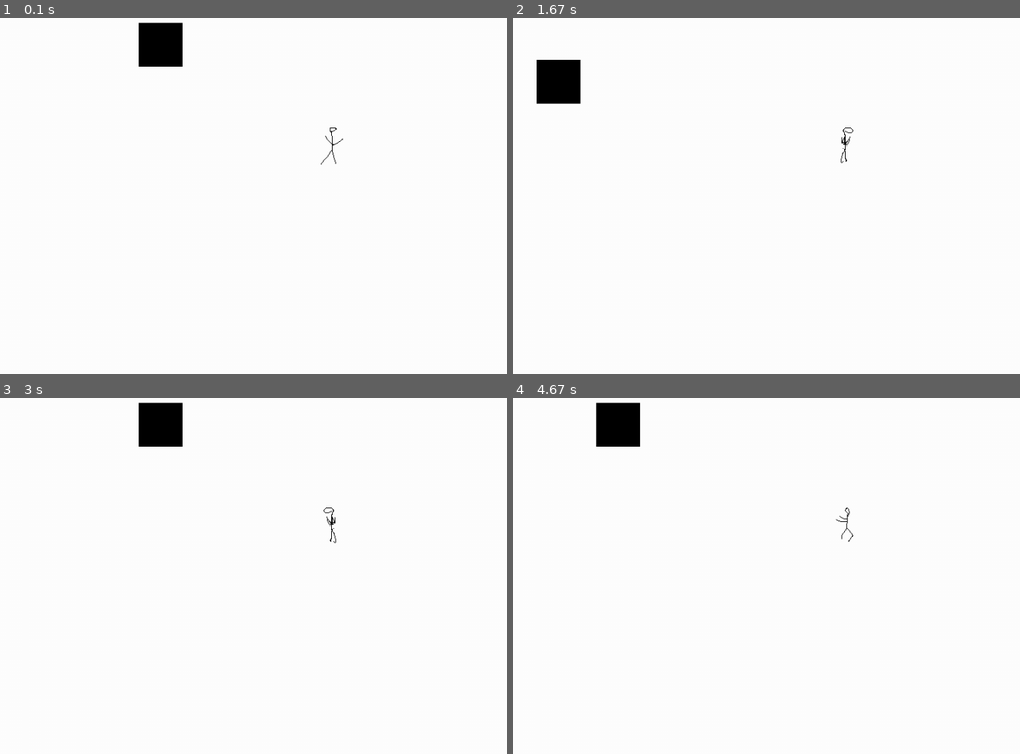
Above: before the commit, frames 1-4 (two rows, left to right).
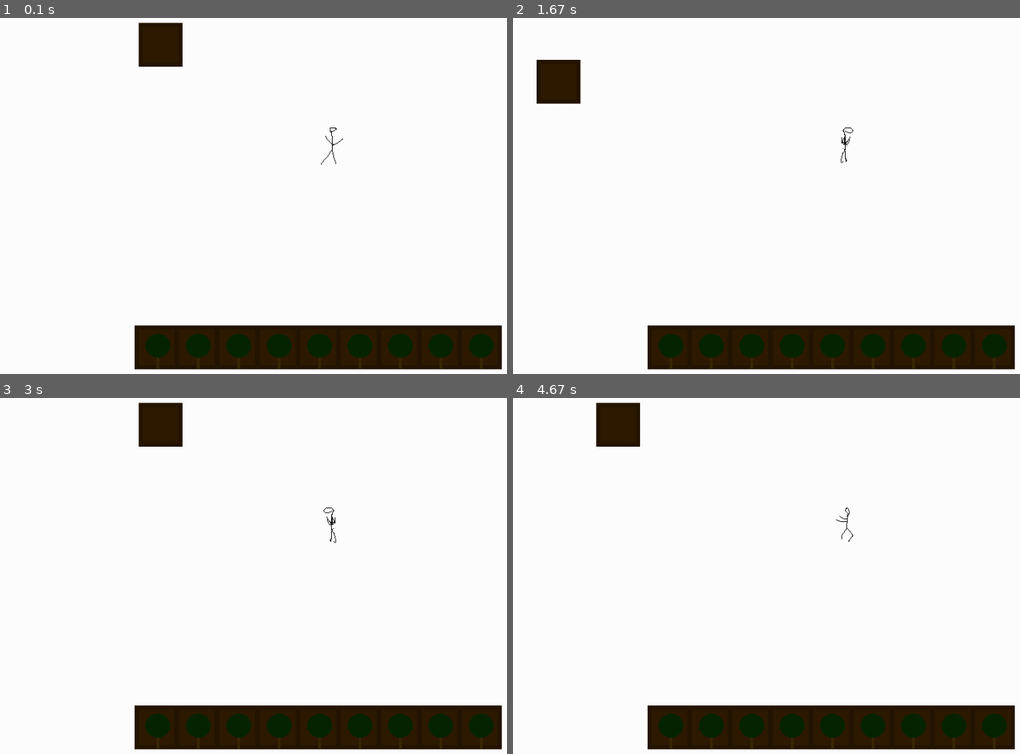
Above: after the commit, the same moments.

Repository: Trickli-bit/EF_Woche_Pygames
Game: pygame game, started from main.py
Two runs of this game, one before a commit and one after it. Both use one fixed random seed, a clock stepped at 60 frames per second and the inputs below.
Inputs:
- Up to frame 1 (0.1 s): no input
- Up to frame 2 (1.67 s): hold Right 0.33-0.8 s; hold Up 0.83-1.13 s; hold Right 1.17-1.63 s
- Up to frame 3 (3 s): hold Left 1.67-2.2 s; hold Down 2.23-2.53 s; hold Left 2.57-2.97 s
- Up to frame 4 (4.67 s): hold Up 3-3.37 s; hold Right 3.4-4.03 s; hold Down 4.07-4.43 s; hold Left from 4.47 s (still down)

The runs differ from the first frame. In frame 1, 10% of the frame differs, in the area x 26-100%, y 1-99%; in frame 2, 10%; in frame 3, 10%; in frame 4, 10%.

Commit message:
InventorySlot Klasse  und Methode zum instanziieren erstellt

Diff:
--- /dev/null
+++ b/Engine/Entity_Classes/inventorySlot.py
@@ -0,0 +1,12 @@
+import pygame
+import Engine.entities as entities
+
+class InventorySlot(entities.Entity):
+    """Klasse, die ein Inventory Slot als Entity definiert. \tpos_x: float für X-Position, \tpos_x: float für Y-Position, \trect: pygame.Rect für Xpos/Ypos/Höhe/Breite, \t scale: Tupel für Breite/Höhe, \tsource: String für Dateipfad"""
+    def __init__(self, pos_x, pos_y, rect, scale, source):
+        entities.Entity.__init__(self, pos_x, pos_y, rect, "midbottom", scale, source, False, False, True)
+        self.pos_x = pos_x
+        self.pos_y = pos_y
+        self.rect = rect
+        self.scale = scale
+        self.source = source
--- /dev/null
+++ b/Main/generation.py
@@ -0,0 +1,16 @@
+import pygame
+import Engine.Entity_Classes.inventorySlot as inventory
+import Main.settings as settings
+
+
+def createInventorySlots(slots_group, items_group, slotSize, slotCount, edgeWidth):
+    """Funktion, die eine Liste von Inventar Slots erstellt und sie nebeneinander platziert \t SlotSize: float für die Grösse des Slots"""
+    iconSize = slotSize - edgeWidth/100
+    for i in range(slotCount):
+        currentSlotSize = i*(slotSize-edgeWidth)
+        currentIconSize = i*(iconSize-edgeWidth)
+        slot = inventory.InventorySlot((settings.SCREEN_WIDTH//2)-((slotCount/2)*slotSize) + currentSlotSize, (settings.SCREEN_WIDTH//2) + 2*slotSize, pygame.Rect(0, 0, slotSize, slotSize), (slotSize, slotSize), r"Wall.png")
+        itemField = inventory.InventorySlot((settings.SCREEN_WIDTH//2)-((slotCount/2)*iconSize) + currentIconSize, (settings.SCREEN_WIDTH//2) + 2*iconSize, pygame.Rect(0, 0, iconSize, iconSize), (iconSize, iconSize), r"Icon.png")
+        slots_group.add(slot)
+        items_group.add(itemField)
+    return pygame.sprite.Group(slots_group, items_group)
--- a/main.py
+++ b/main.py
@@ -3,6 +3,7 @@
 import Engine.entities as entities
 import Main.events as events
 import Player.player as player
+import Main.generation as generation
 import sys
 import time
 
@@ -18,6 +19,7 @@
 entities_group = pygame.sprite.Group()
 moving_entities_group = pygame.sprite.Group()
 playerGroup = pygame.sprite.GroupSingle()
+overlayGroup = pygame.sprite.Group()
 
 Player = player.Player(settings.SCREEN_WIDTH//2, settings.SCREEN_HEIGHT//2, pygame.Rect(0, 0, 64, 64), "midbottom", (64,64), r"pixilart-sprite.png",True, True, True, 0, 10, {"walking_w": [0, 1, 20, True], "walking_s": [2, 3, 20, True], "walking": [4, 5, 20, True]})
 Wall = entities.Entity(250, 250, pygame.Rect(0, 0, 64, 64), "midbottom", (64,64), r"Wall.png", True, False)
@@ -25,17 +27,20 @@
 entities_group.add(Wall)
 playerGroup.add(Player)
 
+
 Colliton = events.Collision(entities_group, moving_entities_group)
 
 
 # Run until the user asks to quit
 
 a = True
+start_generation = True
 
 running = True
 while running:
 
-
+    if start_generation:
+        overlayGroup = generation.createInventorySlots(overlayGroup, overlayGroup, 64, 9, 5)
 
     for event in pygame.event.get():
         if event.type == pygame.QUIT:
@@ -50,11 +55,14 @@
     entities_group.update(-Player.dx, -Player.dy, keys)
     entities_group.draw(screen)
 
-    moving_entities_group.update(-Player.dx, -Player.dy, keys,)
+    moving_entities_group.update(-Player.dx, -Player.dy, keys)
     moving_entities_group.draw(screen)
 
     playerGroup.update(settings.SCREEN_WIDTH//2, settings.SCREEN_HEIGHT//2, keys)
     playerGroup.draw(screen)
+
+    overlayGroup.update(-Player.dx, -Player.dy, keys,)
+    overlayGroup.draw(screen)
 
 
     pygame.display.update()
Binary file added: Icon.png
Binary file changed: Wall.png
